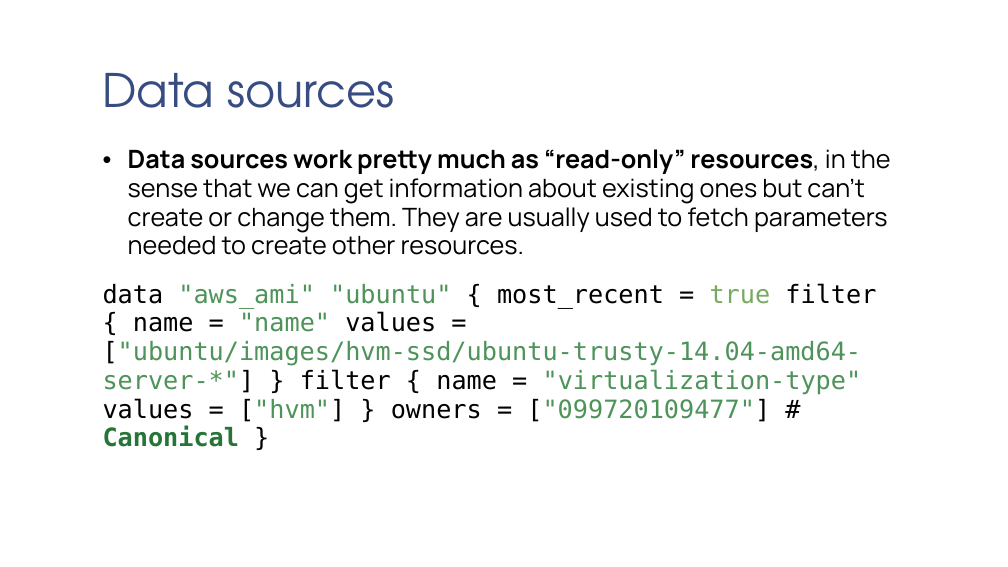
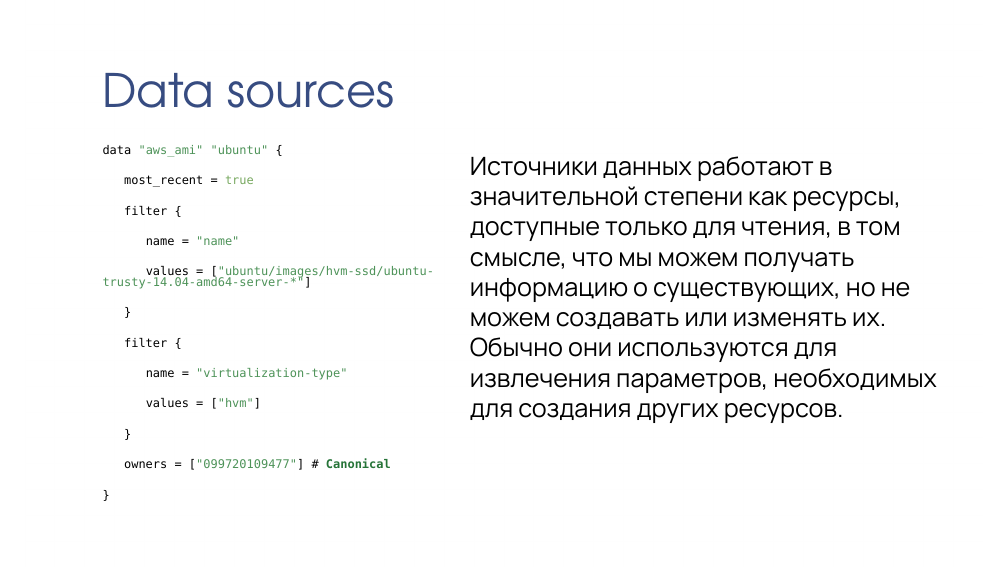
Before and after one commit to iu5git/DevOps, a slide deck: slide 30 of Лекции/Лекция11/Лекция_Terraform.pptx (slide 29 before the commit). Drawn at 1008x567 pixels with LibreOffice and Linux fonts; fonts in the diff are those of the drawing; background and template pictures are left out. Boxes give left, top, right and bottom in pixels: in the first picture for what was removed or moved away, otherwise in the second. Text is boxed around its words. In the diff, an @@ line names an element or a change of style, - is before the commit and + after.

```diff
--- a/Лекции/Лекция11/Лекция_Terraform.pptx
+++ b/Лекции/Лекция11/Лекция_Terraform.pptx
@@ text at [103, 145, 434, 470]: text changed; size 24 to 11.4 pt; text colour #000000 to #4E9359 @@
-• Data sources work pretty much as “read-only” resources, in the sense that we can get information about existing ones but can't create or change them. They are usually used to fetch parameters needed to create other resources.
-data "aws_ami" "ubuntu" { most_recent = true filter { name = "name" values = ["ubuntu/images/hvm-ssd/ubuntu-trusty-14.04-amd64-server-*"] } filter { name = "virtualization-type" values = ["hvm"] } owners = ["099720109477"] # Canonical }
+data "aws_ami" "ubuntu" {
+most_recent = true
+filter {
+name = "name"
+values = ["ubuntu/images/hvm-ssd/ubuntu-trusty-14.04-amd64-server-*"]
+}
+filter {
+name = "virtualization-type"
+values = ["hvm"]
+}
+owners = ["099720109477"] # Canonical
+}
@@ text added at [470, 156, 937, 423], 24 pt, text #000000 @@
+Источники данных работают в значительной степени как ресурсы, доступные только для чтения, в том смысле, что мы можем получать информацию о существующих, но не можем создавать или изменять их. Обычно они используются для извлечения параметров, необходимых для создания других ресурсов.
```
Also in this commit, not shown: 21 other slides changed, 7 slides added, 4 slides removed, 2 other files.
